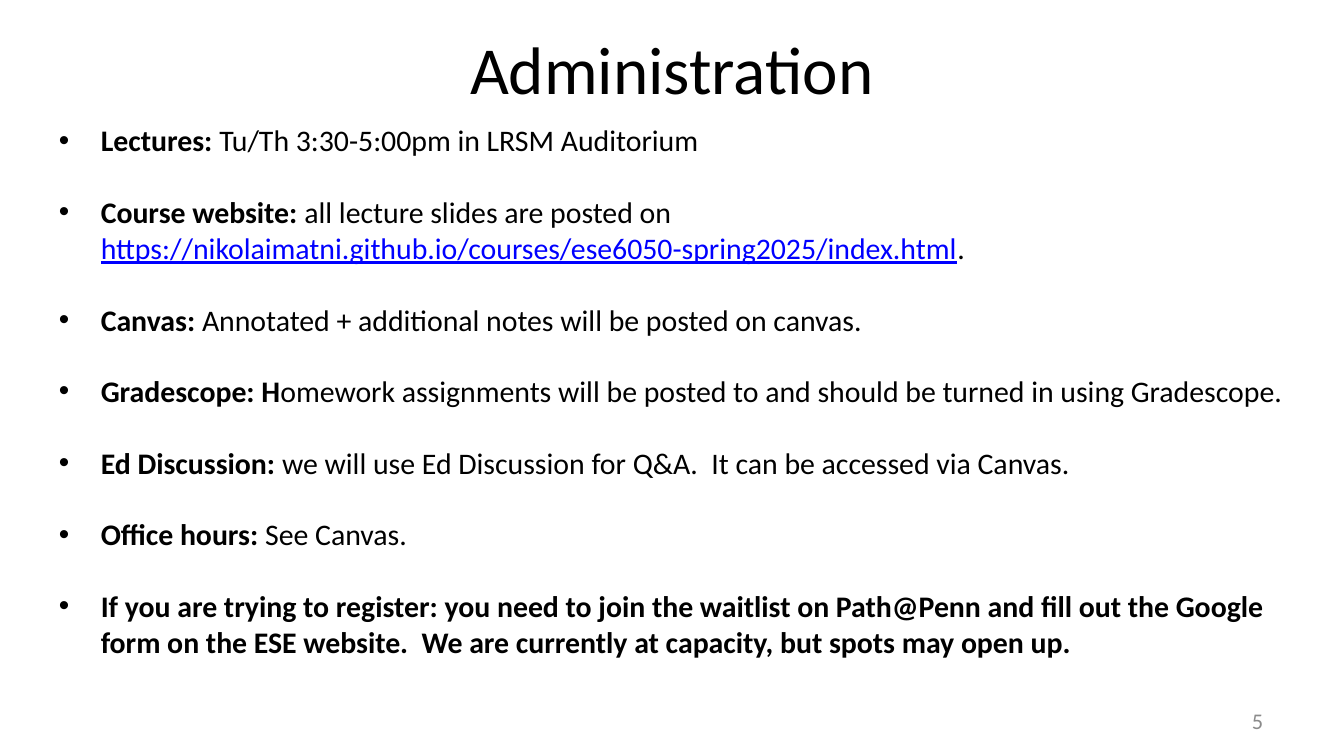
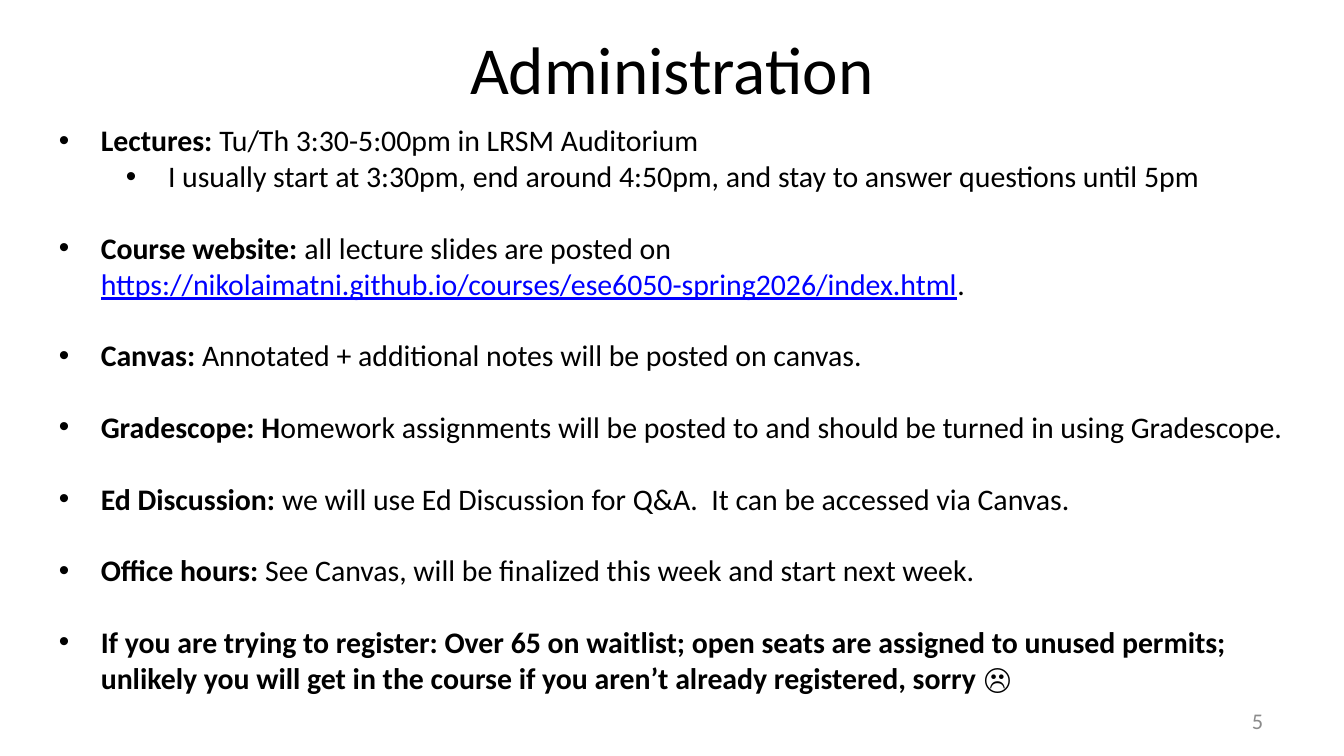
Before and after one commit to nikolaimatni/nikolaimatni.github.io, a slide deck: slide 6 of courses/ese6050-spring2026/lecture-slides/logistics.pptx. Drawn at 1344x756 pixels with LibreOffice and Linux fonts; fonts in the diff are those of the drawing. Boxes give left, top, right and bottom in pixels: in the first picture for what was removed or moved away, otherwise in the second. Text is boxed around its words. In the diff, an @@ line names an element or a change of style, - is before the commit and + after.

```diff
--- a/courses/ese6050-spring2026/lecture-slides/logistics.pptx
+++ b/courses/ese6050-spring2026/lecture-slides/logistics.pptx
@@ text at (x1=101, y1=166, x2=1199, y2=300): text changed; text colour #0000FF to #000000 @@
-• Course website: all lecture slides are posted on
-  https://nikolaimatni.github.io/courses/ese6050-spring2025/index.html.
+  • I usually start at 3:30pm, end around 4:50pm, and stay to answer questions until 5pm
+• Course website: all lecture slides are posted on
+  https://nikolaimatni.github.io/courses/ese6050-spring2026/index.html.
@@ text at (x1=101, y1=560, x2=1225, y2=694): text changed @@
-• Office hours: See Canvas.
-• If you are trying to register: you need to join the waitlist on Path@Penn and fill out the Google form on the ESE website. We are currently at capacity, but spots may open up.
+• Office hours: See Canvas, will be finalized this week and start next week.
+• If you are trying to register: Over 65 on waitlist; open seats are assigned to unused permits; unlikely you will get in the course if you aren’t already registered, sorry ☹
```
